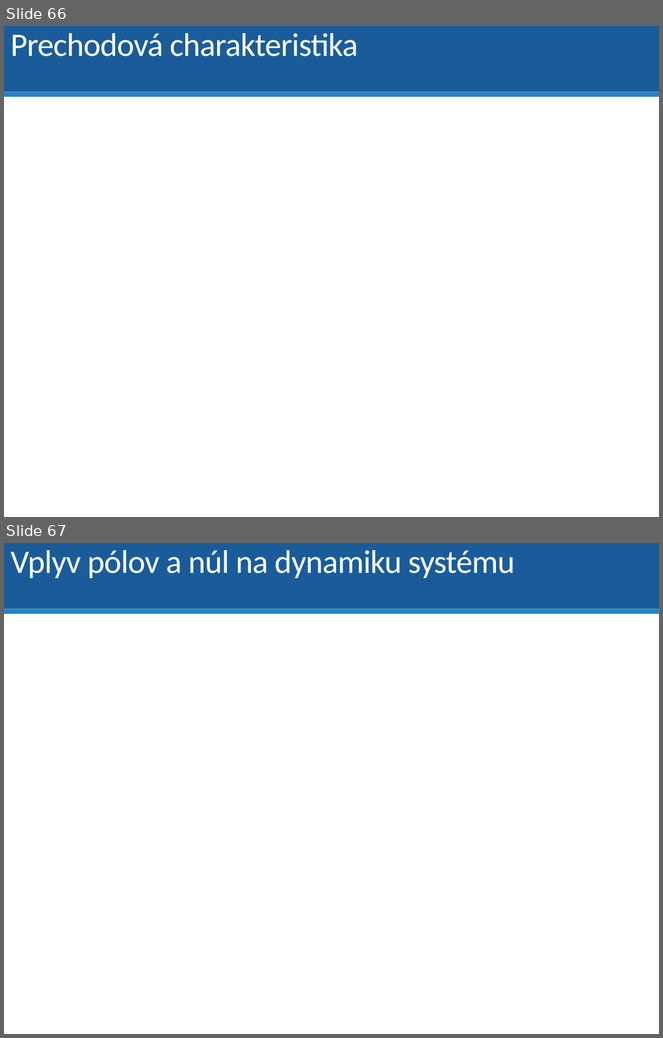
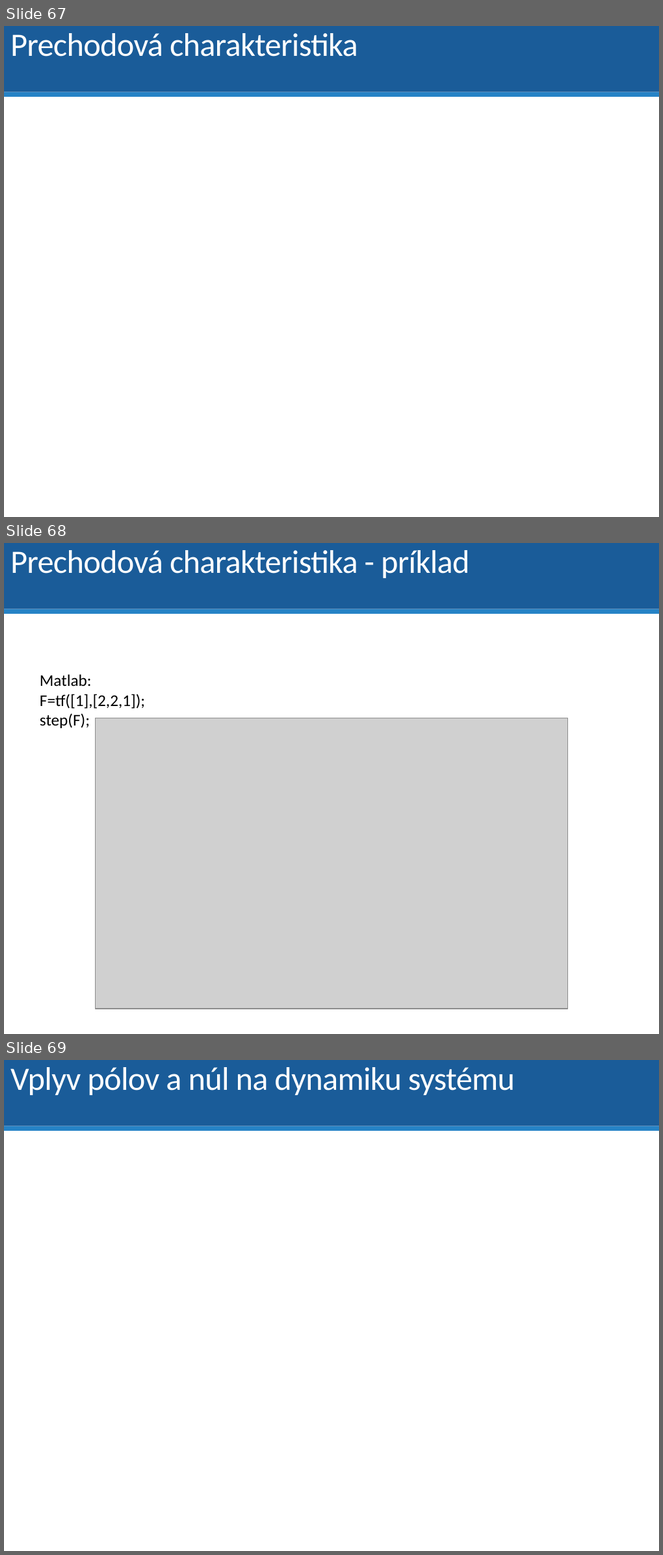
Before and after one commit to dodekm/TeamProjektKybernetika, a slide deck: Nove prednasky/P01_dynamika_dif_rovnice_LPT_prenosova_funkcia_modelovanie.pptx. Shown one above the other, each under a label of ours: slides 66 and 67 before the commit, slides 67, 68 and 69 after it. The pictures are 663x1038 and 663x1555 pixels, drawn with LibreOffice and Linux fonts; fonts in the diff are those of the drawing; grey boxes stand for pictures. Boxes give left, top, right and bottom in pixels: in the first picture for what was removed or moved away, otherwise in the second. Text is boxed around its words. In the diff, an @@ line names an element or a change of style, - is before the commit and + after.

```diff
--- a/Nove prednasky/P01_dynamika_dif_rovnice_LPT_prenosova_funkcia_modelovanie.pptx
+++ b/Nove prednasky/P01_dynamika_dif_rovnice_LPT_prenosova_funkcia_modelovanie.pptx
@@ slide 68 added at [4,543,659,1034], background #FFFFFF; not listed: 2 template elements that a slide beside it also shows @@
@@ title added at [10,550,469,578], 36 pt, text #FFFFFF @@
+Prechodová charakteristika - príklad
@@ text added at [40,674,145,728], 18 pt, text #000000 @@
+Matlab:
+F=tf([1],[2,2,1]);
+step(F);
@@ picture added at [95,718,568,1009] @@
@@ what was slide 66 is now slide 67 @@
@@ what was slide 67 is now slide 69 @@
```
Also in this commit, not shown: 5 slides changed, 1 other slide added.
